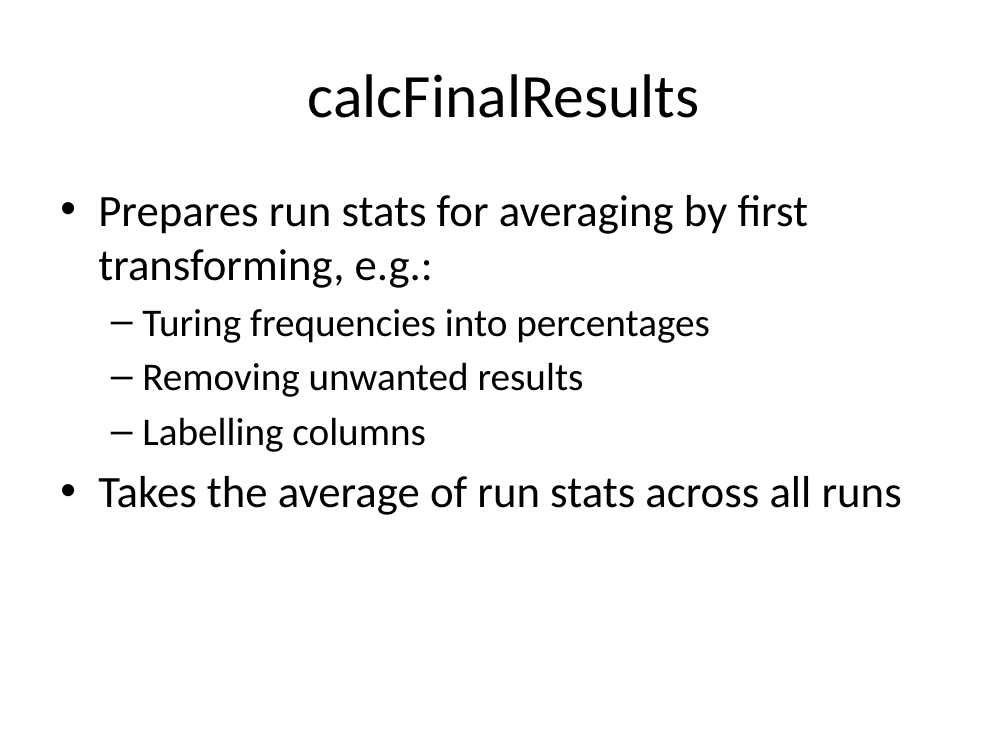
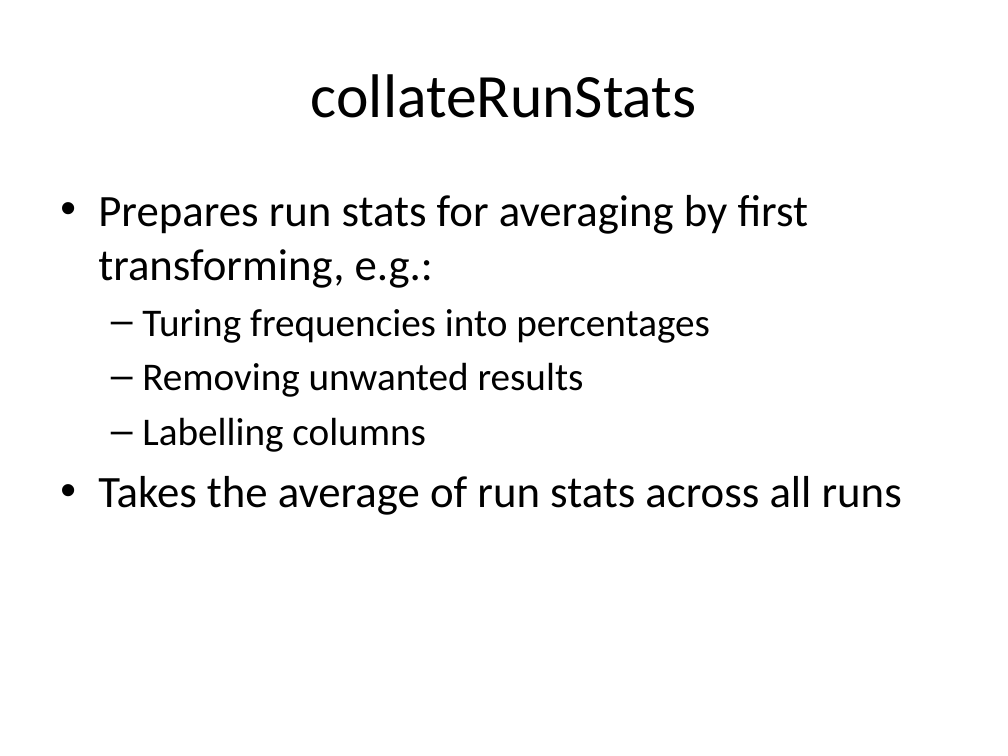
Before and after one commit to compassresearchcentre/simario, a slide deck: slide 25 of src/docs/Simar overview.pptx. Drawn at 1008x756 pixels with LibreOffice and Linux fonts; fonts in the diff are those of the drawing. Boxes give left, top, right and bottom in pixels: in the first picture for what was removed or moved away, otherwise in the second. Text is boxed around its words. In the diff, an @@ line names an element or a change of style, - is before the commit and + after.

Commit message:
renamed runs -> runstats
renamed runs -> runstats, runs.averaged ->
runstats.collated, calcFinalResult -> collateRunStats

```diff
--- a/src/docs/Simar overview.pptx
+++ b/src/docs/Simar overview.pptx
@@ title at [311,74,697,118]: text changed @@
-calcFinalResults
+collateRunStats
```
Also in this commit, not shown: 5 other slides changed, 11 other files.
